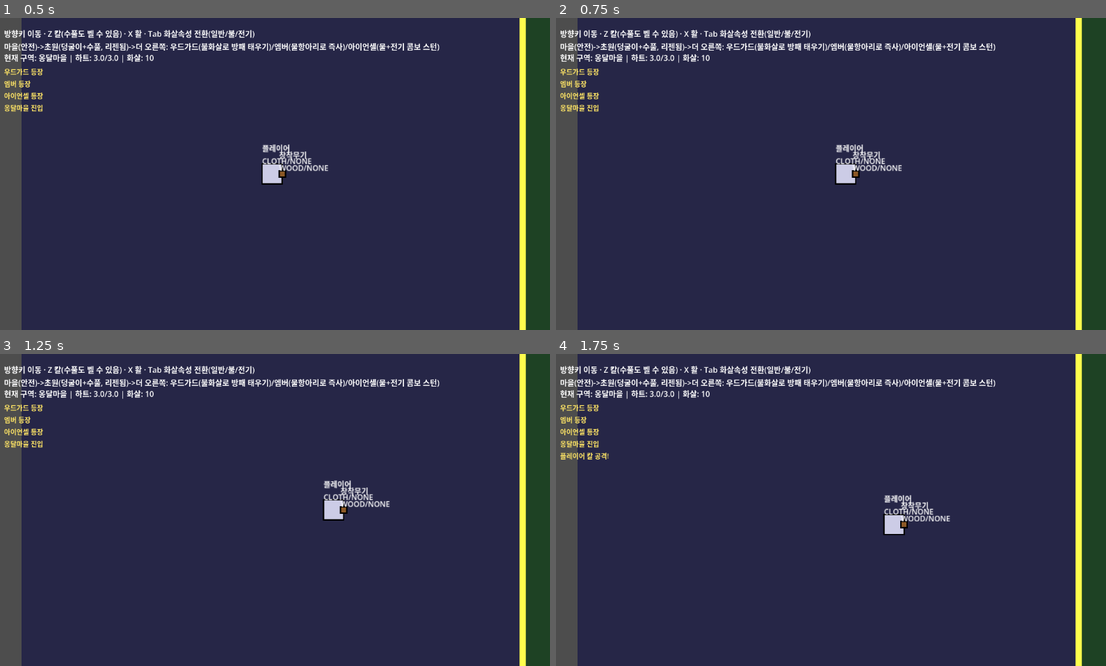
Above: before the commit, frames 1-4 (two rows, left to right).
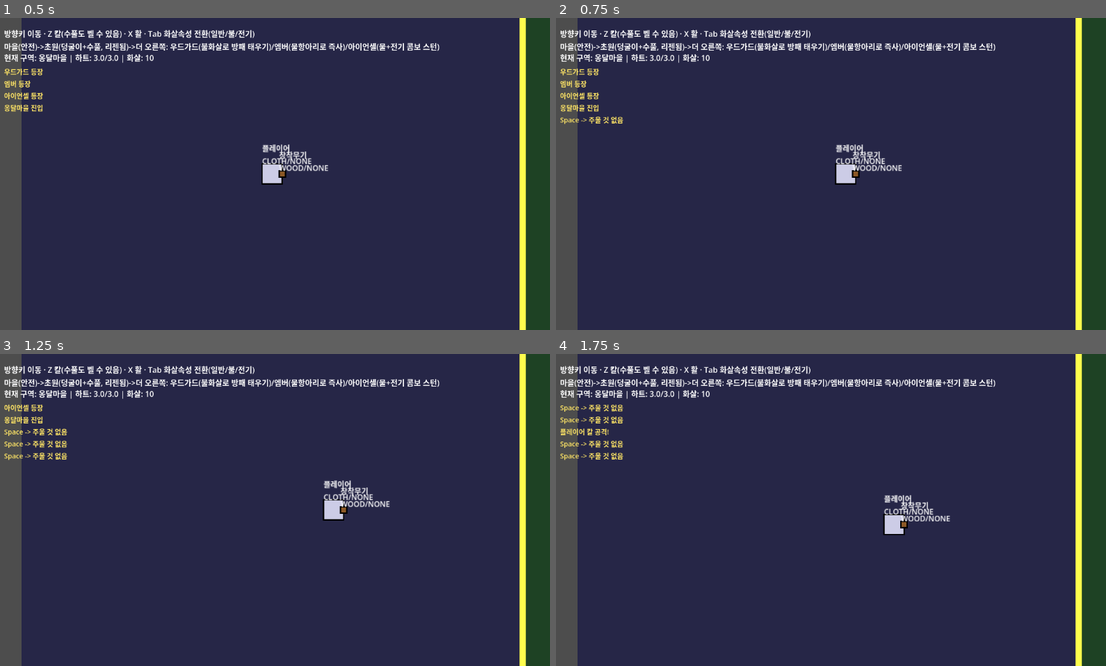
Above: after the commit, the same moments.

Repository: 50seok/ZeldaLike
Game: Godot game, scene res://scenes/world_test/world_test.tscn
Same seed, same stepped clock (60 frames per second), same inputs: the game is played once before the commit and once after it. This scene is started directly instead of the project's main scene.
Inputs:
- Up to frame 1 (0.5 s): no input
- Up to frame 2 (0.75 s): tap Enter at 0.5 s; hold Right (ui_right) from 0.53 s (still down); tap Space at 0.6 s
- Up to frame 3 (1.25 s): keep holding Right (ui_right); tap Space at 0.77, 1.07 s
- Up to frame 4 (1.75 s): release Right (ui_right) at 1.28 s; hold Down (ui_down) from 1.28 s (still down); tap Z at 1.35 s; tap Space at 1.52, 1.55 s

Frame 1 is identical in both runs. In frame 2, 0.1% of the frame differs, in the area x 0-13%, y 31-35%; in frame 3, 0.6%; in frame 4, 0.8%, in the area x 0-13%, y 16-35%.

Commit message:
fix: 줍기/던지기(Space) 결과 피드백 로그 추가 - 성공/실패 구분이 안 돼 키가 안 먹히는 것처럼 보이던 문제

Diff:
--- a/project/scenes/world_test/world_test.gd
+++ b/project/scenes/world_test/world_test.gd
@@ -59,6 +59,7 @@
 	_player.damaged.connect(func(amount): _log("플레이어 피격 -%.1f" % amount))
 	_player.died.connect(func(): _log("플레이어 사망..."))
 	_player.item_collected.connect(func(item_id, count): _log("아이템 획득 +%d" % count))
+	_player.did_interact.connect(func(result): _log("Space -> %s" % result))
 
 	var village := WorldZone.new()
 	village.zone_name = "옹달마을"
--- a/project/scripts/combat/player.gd
+++ b/project/scripts/combat/player.gd
@@ -10,6 +10,7 @@
 signal did_attack(kind: String)
 signal did_shield_toggle(active: bool)
 signal item_collected(item_id: String, count: int)
+signal did_interact(result: String)
 
 var inventory := Inventory.new()
 
@@ -137,14 +138,17 @@
 
 func interact_or_throw() -> void:
 	if _held_item:
+		did_interact.emit("던짐")
 		_held_item.throw(facing)
 		_held_item = null
 		return
 	for area in get_overlapping_areas():
 		if area is Throwable:
+			did_interact.emit("주움")
 			_held_item = area
 			area.pick_up(self)
 			return
+	did_interact.emit("주울 것 없음")
 
 
 ## §3.3 드랍 지급 진입점. ChemActor.perform_drops()가 그룹 "player"를 찾아 이걸 호출한다.
